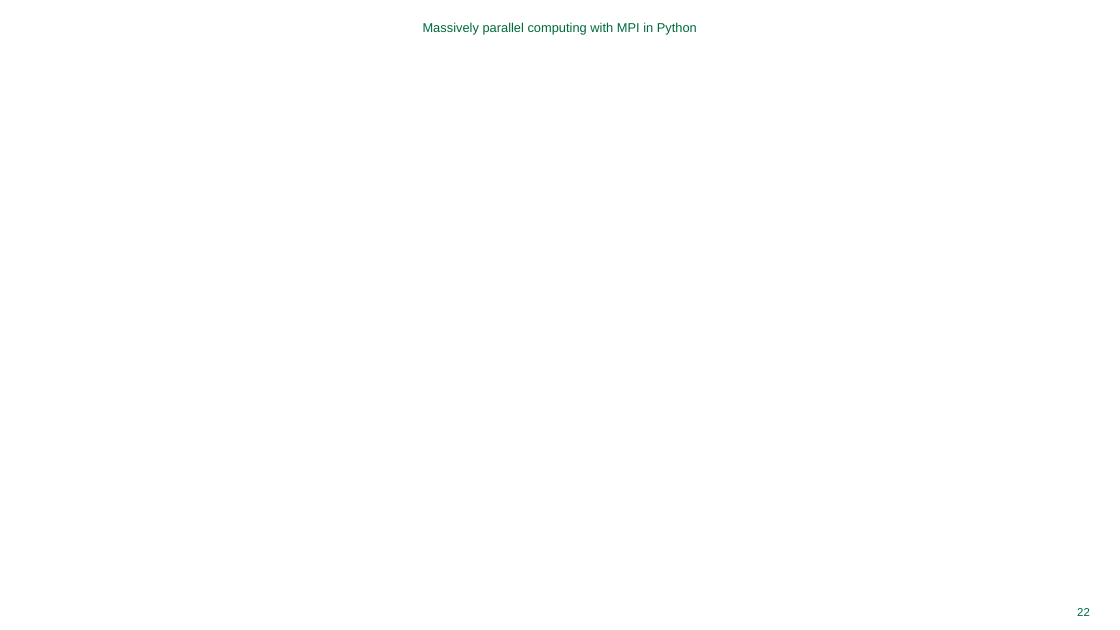
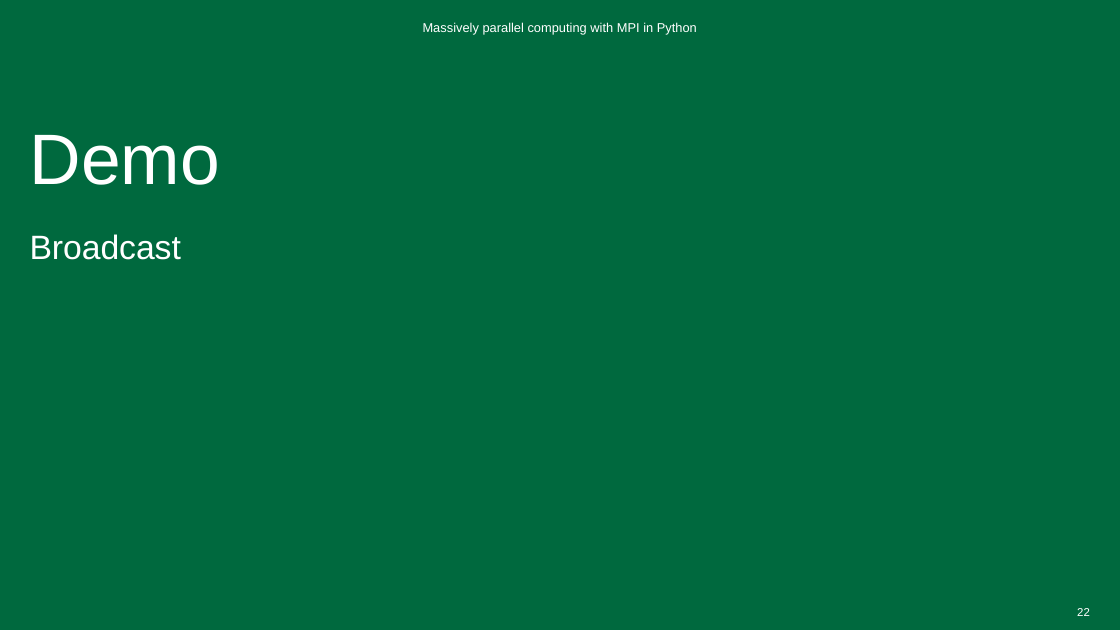
Before and after one commit to Dartmouth-Libraries/distributed-computing-with-python-and-mpi, a slide deck: slide 22 of ppt/Distributed-Computing-with-MPI.pptx. Drawn at 1120x630 pixels with LibreOffice and Linux fonts; fonts in the diff are those of the drawing; background and template pictures are left out. Boxes give left, top, right and bottom in pixels: in the first picture for what was removed or moved away, otherwise in the second. Text is boxed around its words. In the diff, an @@ line names an element or a change of style, - is before the commit and + after.

```diff
--- a/ppt/Distributed-Computing-with-MPI.pptx
+++ b/ppt/Distributed-Computing-with-MPI.pptx
@@ rectangle added at (0,0,1120,630), fill #00693E @@
@@ text "Massively parallel computing with MPI ..." at (423,22,697,34): text colour #00693E to #FFFFFF @@
@@ title added at (30,135,220,185), 61.2 pt, text #FFFFFF @@
+Demo
@@ text added at (30,234,181,260), 28.8 pt, text #FFFFFF @@
+Broadcast
@@ page number at (1077,608,1090,616): text colour #00693E to #FFFFFF @@
```
Also in this commit, not shown: 11 other slides changed, 9 slides added.
